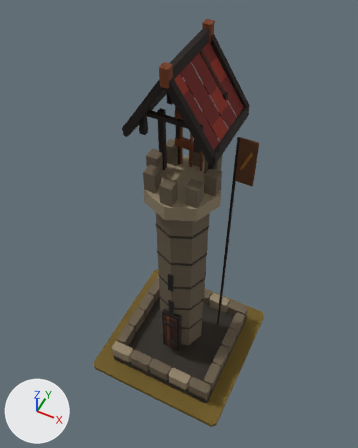
The glTF model art/archer_tower_t4/archer_tower_t4.glb: old version first, new version second.
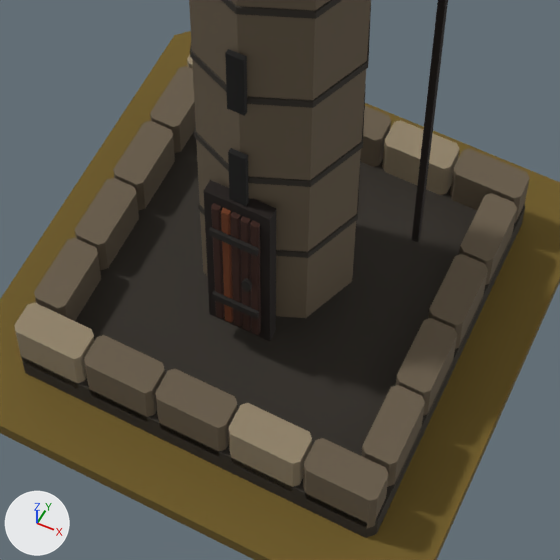
There are two pictures of each version: one whole from a camera (50 mm lens) standing at (1.08, -2.22, 4.53) and looking at (-0.06, 0.07, 1.67), one close up on the part from 30% to 72% of the width and 58% to 91% of the height. The axes (+X, +Y, +Z) are drawn at lower left. The lights are the same throughout. The last two pictures show the newer version.

Objects in the first close-up: 'MMR | archer_tower | T04 Architecture.001', 'MMR | archer_tower | Tier 04 Ground.001'.
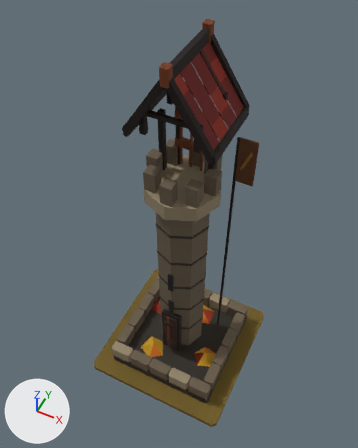
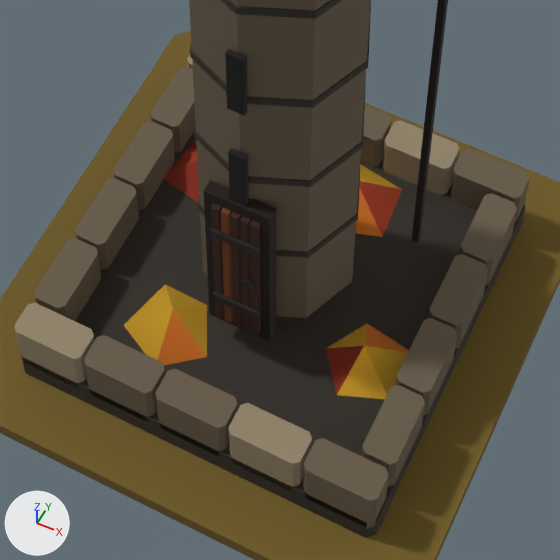
Boxes [x1, y1, x2, y2] around the edits, measured in the close-ups (560 x 560 px):
'MMR | archer_tower | T04 Autumn Dressing.001', added
    after: [124, 141, 409, 399]

The change in detail:
Mesh me_mmr___archer_tower___t04_autumn_dressing_001 is new.
It has 24 vertices, 20 faces and spans x -0.42..0.409, y -0.38..0.413, z 0.085..0.185.
It uses material mat_mmr___shared_palette_atlas (picture img_mmr_shared_color_palette_64).
Object 'MMR | archer_tower | T04 Autumn Dressing.001' (ob_mmr___archer_tower___t04_autumn_dressing_001) is new; it shows me_mmr___archer_tower___t04_autumn_dressing_001.
Its location is (0.0, 0.0, 0.05).
